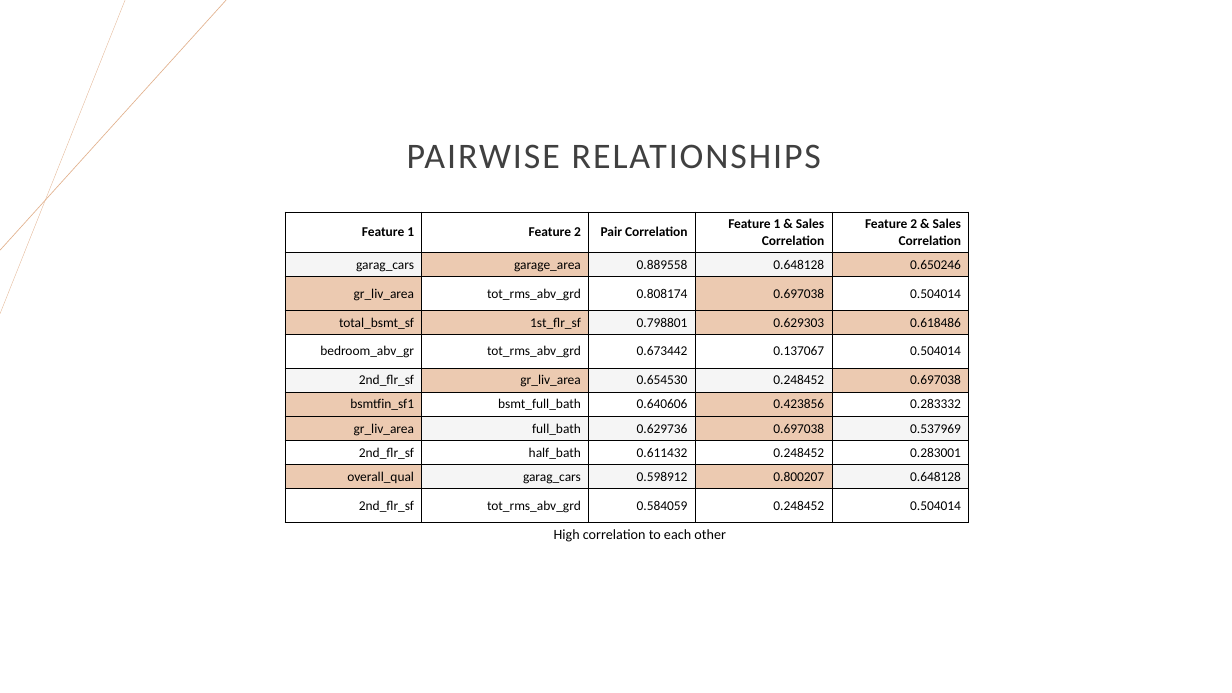
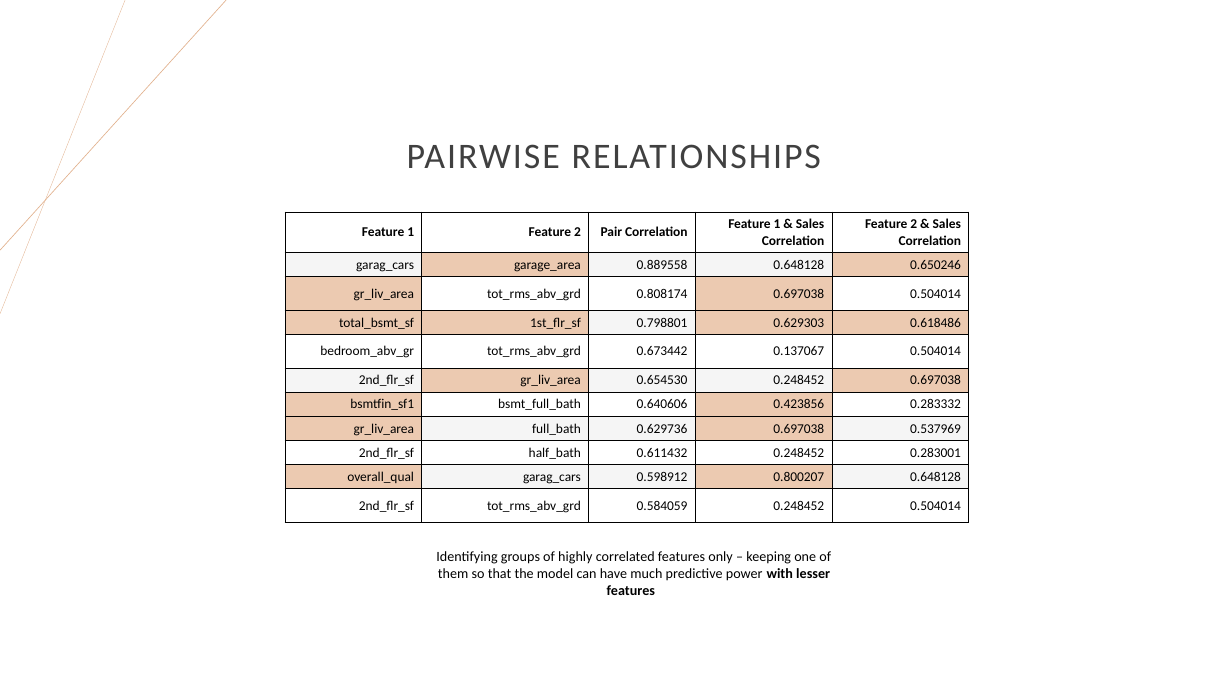
Before and after one commit to DS-GitHub2022/GA-Projects, a slide deck: slide 4 of Project2/Issue of under-predicting house prices.pptx. Drawn at 1232x693 pixels with LibreOffice and Linux fonts; fonts in the diff are those of the drawing. Boxes give left, top, right and bottom in pixels: in the first picture for what was removed or moved away, otherwise in the second. Text is boxed around its words. In the diff, an @@ line names an element or a change of style, - is before the commit and + after.

```diff
--- a/Project2/Issue of under-predicting house prices.pptx
+++ b/Project2/Issue of under-predicting house prices.pptx
@@ text at [436, 551, 831, 595]: text changed @@
-High correlation to each other
+Identifying groups of highly correlated features only – keeping one of them so that the model can have much predictive power with lesser features
```
Also in this commit, not shown: 8 other slides changed, 2 slides added, 5 other files.
